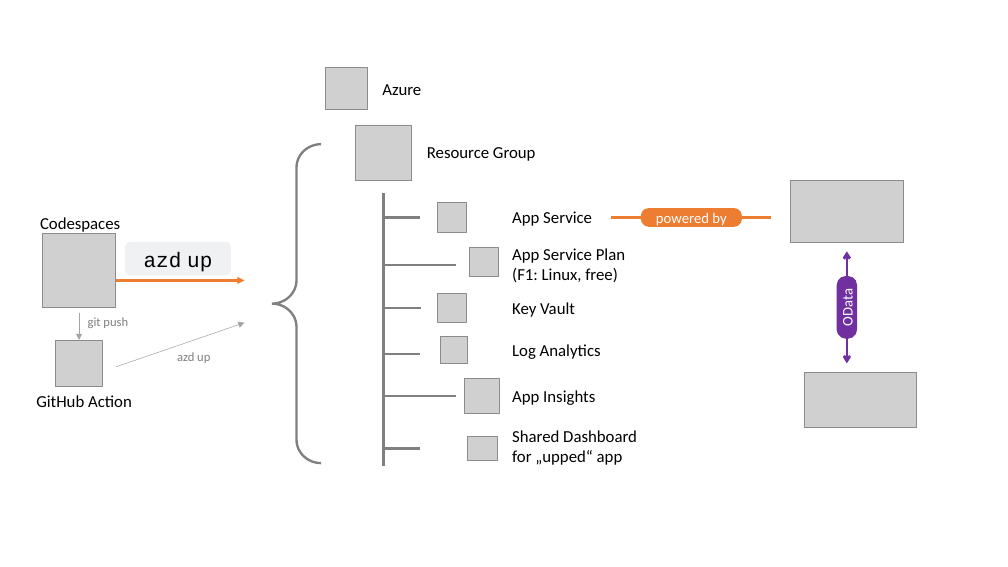
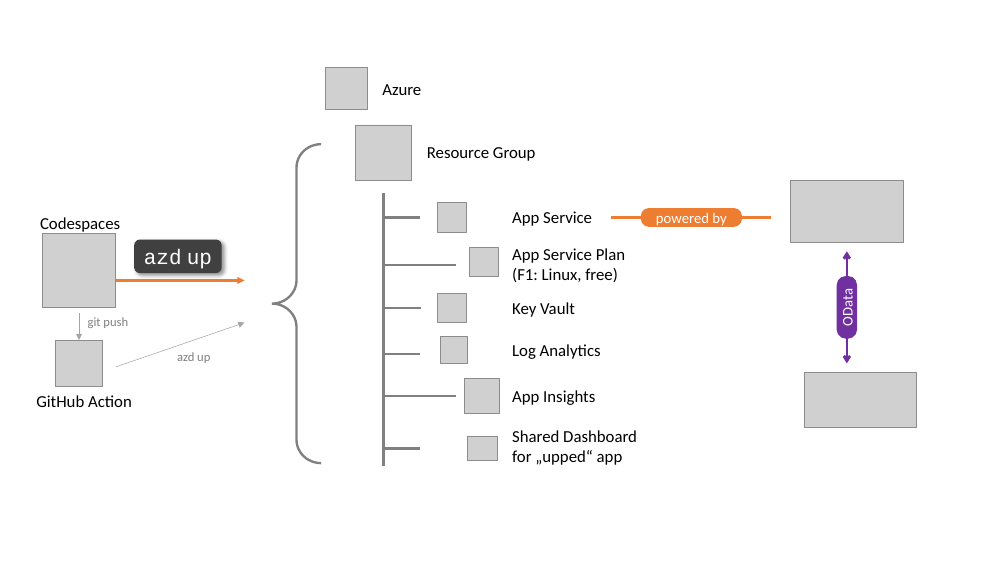
Before and after one commit to Azure-Samples/app-service-javascript-sap-cloud-sdk-quickstart, a slide deck: slide 1 of assets/drawings.pptx. Drawn at 1008x567 pixels with LibreOffice and Linux fonts; fonts in the diff are those of the drawing; grey boxes stand for pictures. Boxes give left, top, right and bottom in pixels: in the first picture for what was removed or moved away, otherwise in the second. Text is boxed around its words. In the diff, an @@ line names an element or a change of style, - is before the commit and + after.

```diff
--- a/assets/drawings.pptx
+++ b/assets/drawings.pptx
@@ rounded rectangle "azd up": place and size @@
-rounded rectangle "azd up" at box(126, 242, 231, 275)
+rounded rectangle "azd up" at box(134, 240, 222, 273)
@@ rounded rectangle "azd up" at box(134, 240, 222, 273): text colour #000000 to #FFFFFF; fill #EFF1F3 to #404040; shadow on @@
```
Also in this commit, not shown: 1 other file.
